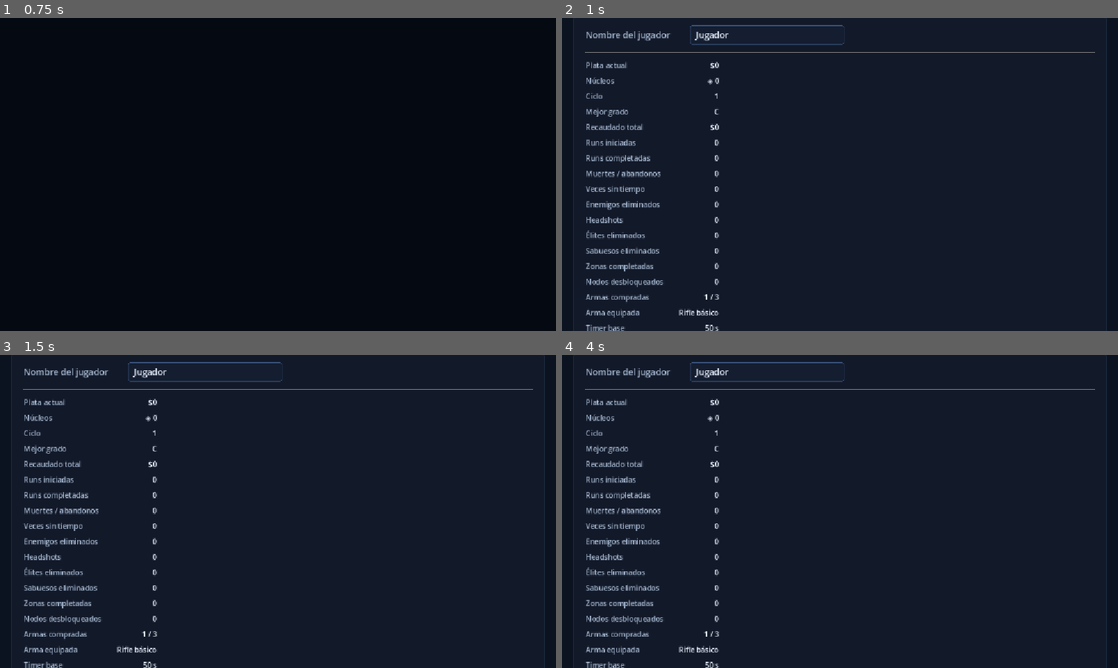
Above: before the commit, frames 1-4 (two rows, left to right).
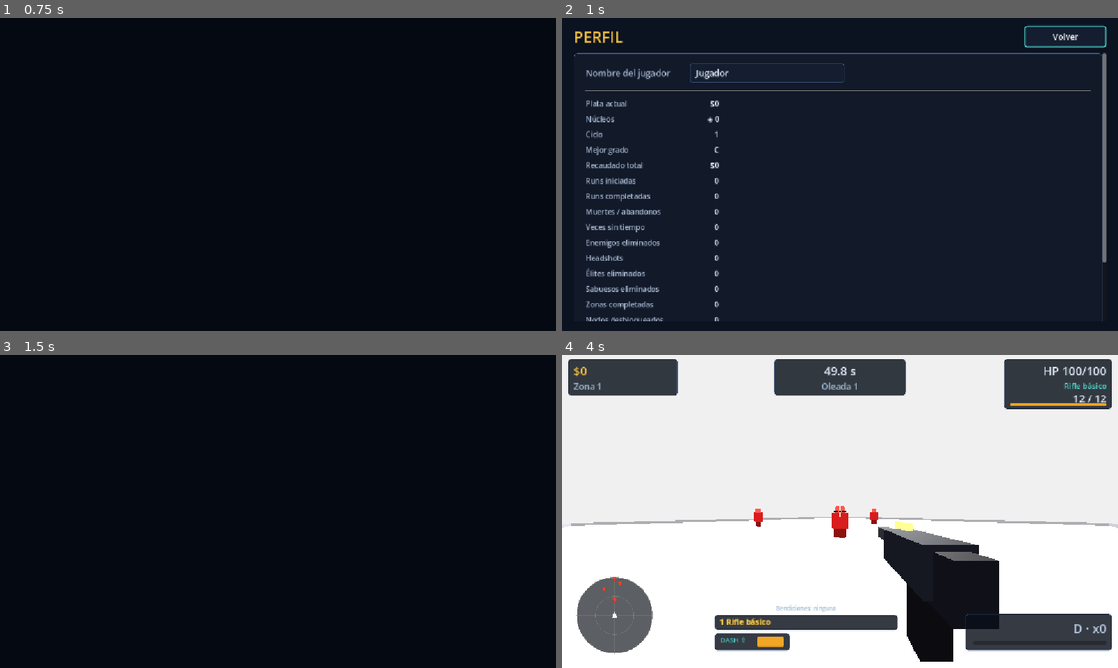
Above: after the commit, the same moments.

Repository: Veilen1/Deadline
Game: Godot game, scene res://scenes/ui/main_menu.tscn
Same seed, same stepped clock (60 frames per second), same inputs: the game is played once before the commit and once after it.
Inputs (mouse positions are in pixels of both pictures, inside the frame that each line leads up to):
- Up to frame 1 (0.75 s): click "Perfil" at 0.5 s
- Up to frame 2 (1 s): no input
- Up to frame 3 (1.5 s): click (505, 373) at 1.25 s, where only the run after the commit has a clickable "Volver"
- Up to frame 4 (4 s): click (840, 508) at 2 s, where only the run after the commit has a clickable "Jugar"; click (840, 611) at 2.75 s, where only the run after the commit has a clickable "Jugar"; click (1051, 646) at 3.5 s, where only the run after the commit has a clickable "Empezar run"

Frame 1 is identical in both runs. In frame 2, 7.5% of the frame differs, in the area x 2-98%, y 0-100%; in frame 3, 5.8%; in frame 4, 95%, in the area x 0-100%, y 0-100%.

Commit message:
fix(profile): fijar boton volver y hacer el contenido desplazable

Diff:
--- a/scenes/ui/profile.gd
+++ b/scenes/ui/profile.gd
@@ -2,10 +2,10 @@
 
 const MAIN_MENU_SCENE: String = "res://scenes/ui/main_menu.tscn"
 
-@onready var name_edit: LineEdit = $Margin/VBox/ProfilePanel/Margin/VBox/NameRow/NameEdit
-@onready var stats_grid: GridContainer = $Margin/VBox/ProfilePanel/Margin/VBox/Stats
+@onready var name_edit: LineEdit = $Margin/VBox/Scroll/ProfilePanel/Margin/VBox/NameRow/NameEdit
+@onready var stats_grid: GridContainer = $Margin/VBox/Scroll/ProfilePanel/Margin/VBox/Stats
 @onready var back_button: Button = $Margin/VBox/TopBar/BackButton
-@onready var status_label: Label = $Margin/VBox/ProfilePanel/Margin/VBox/StatusLabel
+@onready var status_label: Label = $Margin/VBox/Scroll/ProfilePanel/Margin/VBox/StatusLabel
 
 
 func _ready() -> void:
--- a/scenes/ui/profile.tscn
+++ b/scenes/ui/profile.tscn
@@ -65,27 +65,33 @@
 layout_mode = 2
 text = "Volver"
 
-[node name="ProfilePanel" type="PanelContainer" parent="Margin/VBox"]
+[node name="Scroll" type="ScrollContainer" parent="Margin/VBox"]
 layout_mode = 2
 size_flags_vertical = 3
+horizontal_scroll_mode = 1
+vertical_scroll_mode = 1
+
+[node name="ProfilePanel" type="PanelContainer" parent="Margin/VBox/Scroll"]
+layout_mode = 2
+size_flags_horizontal = 3
 theme_override_styles/panel = SubResource("StyleBoxFlat_panel")
 
-[node name="Margin" type="MarginContainer" parent="Margin/VBox/ProfilePanel"]
+[node name="Margin" type="MarginContainer" parent="Margin/VBox/Scroll/ProfilePanel"]
 layout_mode = 2
 theme_override_constants/margin_left = 24
 theme_override_constants/margin_top = 20
 theme_override_constants/margin_right = 24
 theme_override_constants/margin_bottom = 20
 
-[node name="VBox" type="VBoxContainer" parent="Margin/VBox/ProfilePanel/Margin"]
+[node name="VBox" type="VBoxContainer" parent="Margin/VBox/Scroll/ProfilePanel/Margin"]
 layout_mode = 2
 theme_override_constants/separation = 14
 
-[node name="NameRow" type="HBoxContainer" parent="Margin/VBox/ProfilePanel/Margin/VBox"]
+[node name="NameRow" type="HBoxContainer" parent="Margin/VBox/Scroll/ProfilePanel/Margin/VBox"]
 layout_mode = 2
 theme_override_constants/separation = 16
 
-[node name="Label" type="Label" parent="Margin/VBox/ProfilePanel/Margin/VBox/NameRow"]
+[node name="Label" type="Label" parent="Margin/VBox/Scroll/ProfilePanel/Margin/VBox/NameRow"]
 custom_minimum_size = Vector2(200, 0)
 layout_mode = 2
 theme_override_colors/font_color = Color(0.65, 0.72, 0.82, 1)
@@ -93,7 +99,7 @@
 text = "Nombre del jugador"
 vertical_alignment = 1
 
-[node name="NameEdit" type="LineEdit" parent="Margin/VBox/ProfilePanel/Margin/VBox/NameRow"]
+[node name="NameEdit" type="LineEdit" parent="Margin/VBox/Scroll/ProfilePanel/Margin/VBox/NameRow"]
 custom_minimum_size = Vector2(320, 40)
 layout_mode = 2
 theme_override_colors/font_color = Color(0.92, 0.95, 1, 1)
@@ -101,17 +107,16 @@
 theme_override_font_sizes/font_size = 18
 max_length = 20
 
-[node name="HSeparator" type="HSeparator" parent="Margin/VBox/ProfilePanel/Margin/VBox"]
+[node name="HSeparator" type="HSeparator" parent="Margin/VBox/Scroll/ProfilePanel/Margin/VBox"]
 layout_mode = 2
 
-[node name="Stats" type="GridContainer" parent="Margin/VBox/ProfilePanel/Margin/VBox"]
+[node name="Stats" type="GridContainer" parent="Margin/VBox/Scroll/ProfilePanel/Margin/VBox"]
 layout_mode = 2
-size_flags_vertical = 3
 theme_override_constants/h_separation = 32
 theme_override_constants/v_separation = 10
 columns = 2
 
-[node name="StatusLabel" type="Label" parent="Margin/VBox/ProfilePanel/Margin/VBox"]
+[node name="StatusLabel" type="Label" parent="Margin/VBox/Scroll/ProfilePanel/Margin/VBox"]
 layout_mode = 2
 theme_override_colors/font_color = Color(0.3, 0.85, 0.8, 1)
 theme_override_font_sizes/font_size = 14
